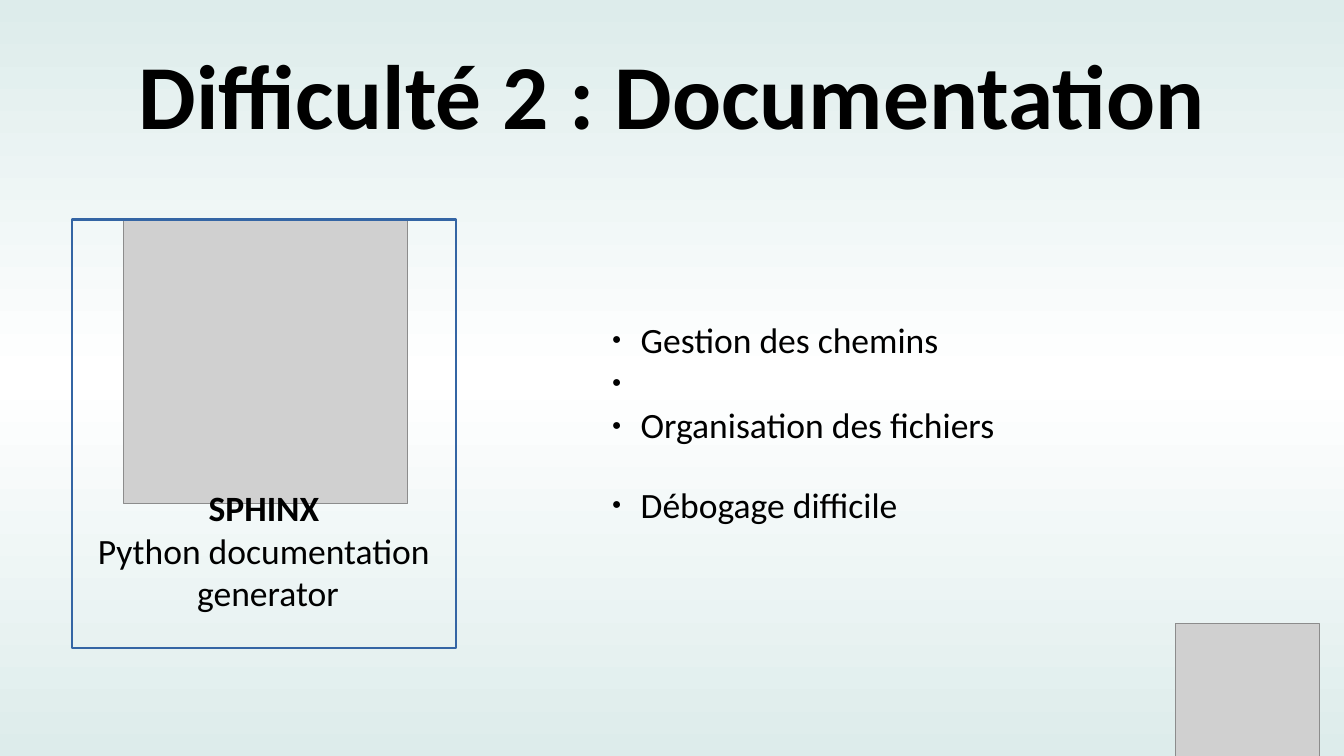
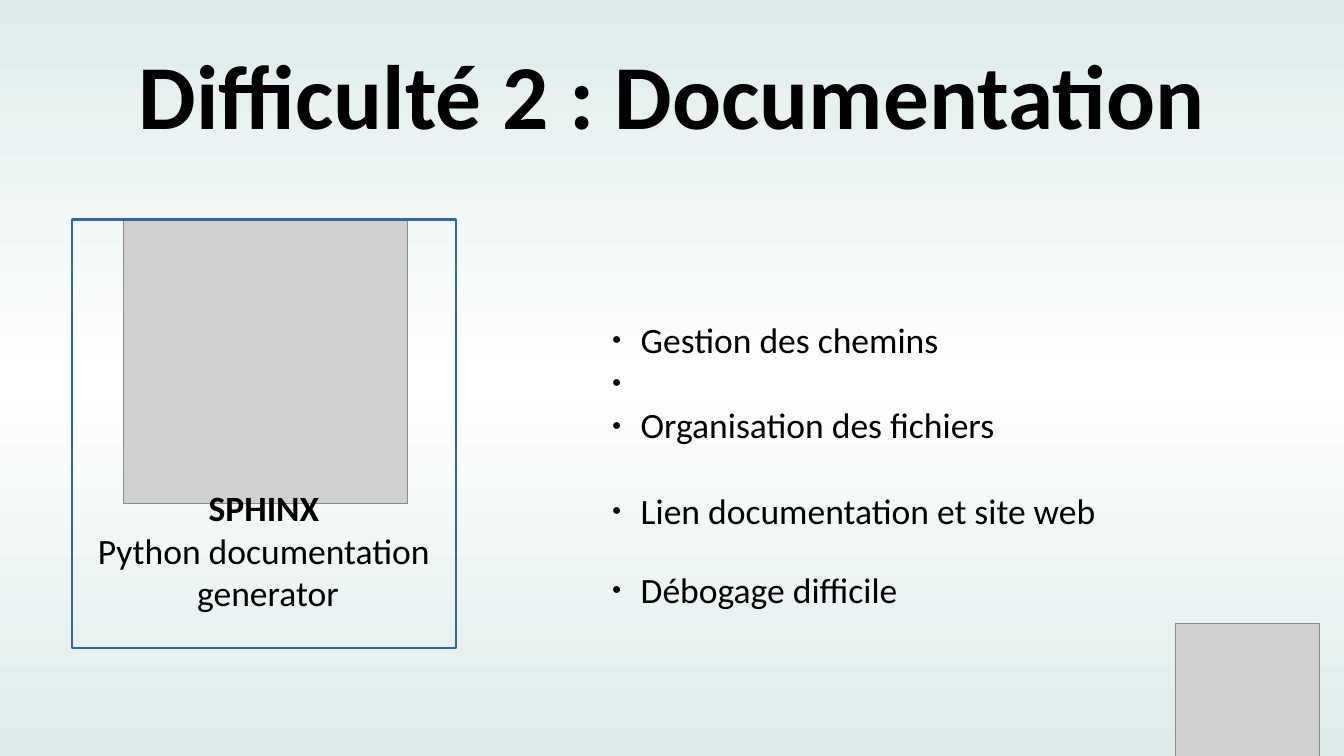
Before and after one commit to DamienMariac/HAX712X, a slide deck: slide 10 of slides/Présentation_bikemap.odp. Drawn at 1344x756 pixels with LibreOffice and Linux fonts; fonts in the diff are those of the drawing; grey boxes stand for pictures. Boxes give left, top, right and bottom in pixels: in the first picture for what was removed or moved away, otherwise in the second. Text is boxed around its words. In the diff, an @@ line names an element or a change of style, - is before the commit and + after.

```diff
--- a/slides/Présentation_bikemap.odp
+++ b/slides/Présentation_bikemap.odp
@@ text at bbox=[641, 499, 1095, 525]: paragraph added @@
+● Lien documentation et site web
```
Also in this commit, not shown: 2 other slides changed.
